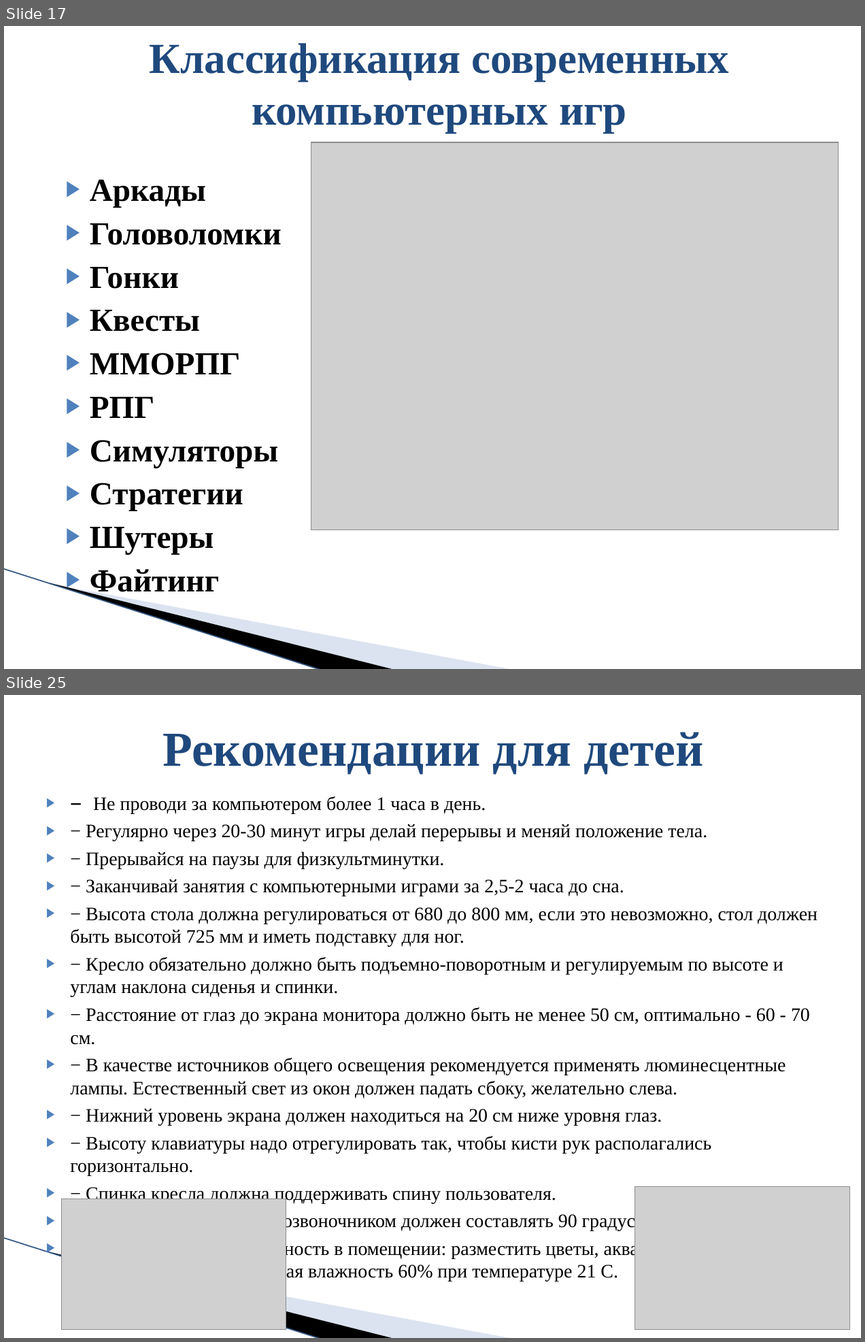
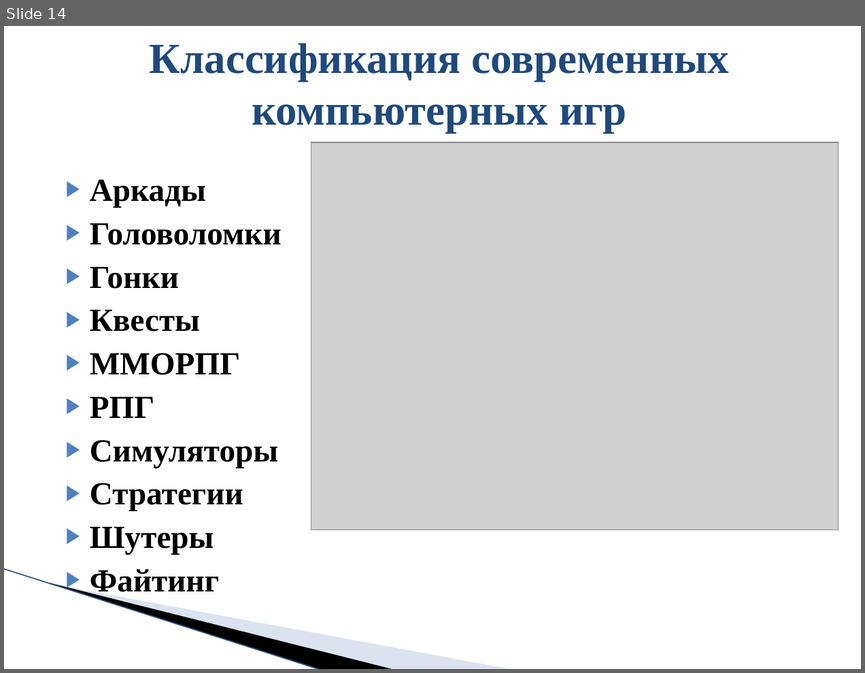
Before and after one commit to AlexanderSokolov69/PyGame_6_7_class, a slide deck: 01. Знакомство/prezentatsiya_igry1.pptx. Shown one above the other, each under a label of ours: slides 17 and 25 before the commit, slide 14 after it; the slides between them are not shown. The pictures are 865x1342 and 865x673 pixels, drawn with LibreOffice and Linux fonts; fonts in the diff are those of the drawing; grey boxes stand for pictures; background and template pictures are left out. Boxes give left, top, right and bottom in pixels: in the first picture for what was removed or moved away, otherwise in the second. Text is boxed around its words. In the diff, an @@ line names an element or a change of style, - is before the commit and + after.

```diff
--- a/01. Знакомство/prezentatsiya_igry1.pptx
+++ b/01. Знакомство/prezentatsiya_igry1.pptx
@@ slide 25 removed at bbox=[4, 695, 861, 1338], background picture (left out); not listed: 3 template elements that a slide beside it also shows @@
@@ title removed at bbox=[162, 732, 703, 775] @@
-Рекомендации для детей
@@ text removed at bbox=[70, 796, 817, 1281] @@
-▶ − Не проводи за компьютером более 1 часа в день.
-▶ − Регулярно через 20-30 минут игры делай перерывы и меняй положение тела.
-▶ − Прерывайся на паузы для физкультминутки.
-▶ − Заканчивай занятия с компьютерными играми за 2,5-2 часа до сна.
-▶ − Высота стола должна регулироваться от 680 до 800 мм, если это невозможно, стол должен быть высотой 725 мм и иметь подставку для ног.
-▶ − Кресло обязательно должно быть подъемно-поворотным и регулируемым по высоте и углам наклона сиденья и спинки.
-▶ − Расстояние от глаз до экрана монитора должно быть не менее 50 см, оптимально - 60 - 70 см.
-▶ − В качестве источников общего освещения рекомендуется применять люминесцентные лампы. Естественный свет из окон должен падать сбоку, желательно слева.
-▶ − Нижний уровень экрана должен находиться на 20 см ниже уровня глаз.
-▶ − Высоту клавиатуры надо отрегулировать так, чтобы кисти рук располагались горизонтально.
-▶ − Спинка кресла должна поддерживать спину пользователя.
-▶ − Угол между бедрами и позвоночником должен составлять 90 градусов.
-▶ − Следует увеличить влажность в помещении: разместить цветы, аквариум в радиусе 1,5 м от компьютера; оптимальная влажность 60% при температуре 21 С.
@@ picture removed at bbox=[61, 1199, 286, 1330] @@
@@ picture removed at bbox=[634, 1186, 850, 1329] @@
@@ what was slide 17 is now slide 14 @@
```
Also in this commit, not shown: 14 other slides removed.
